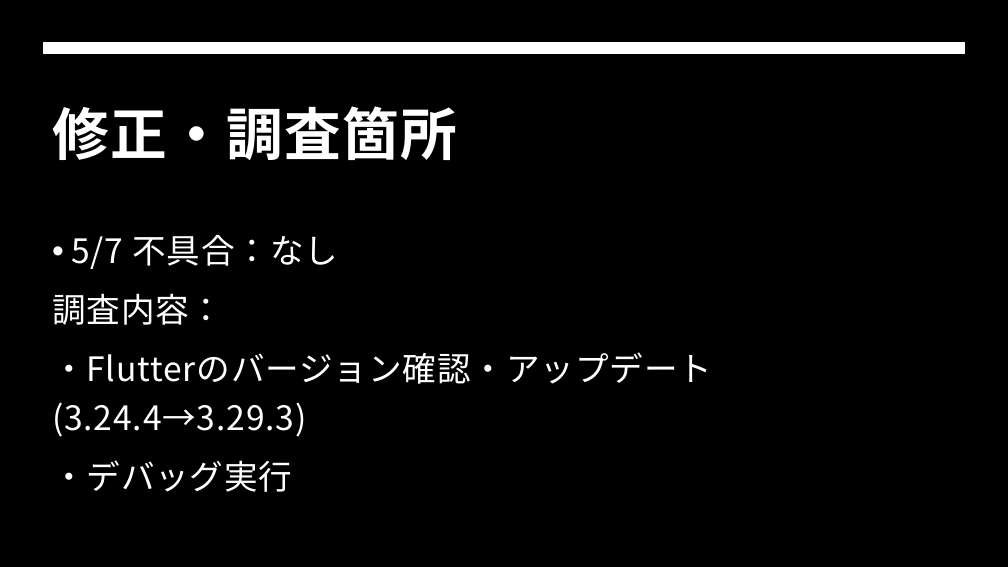
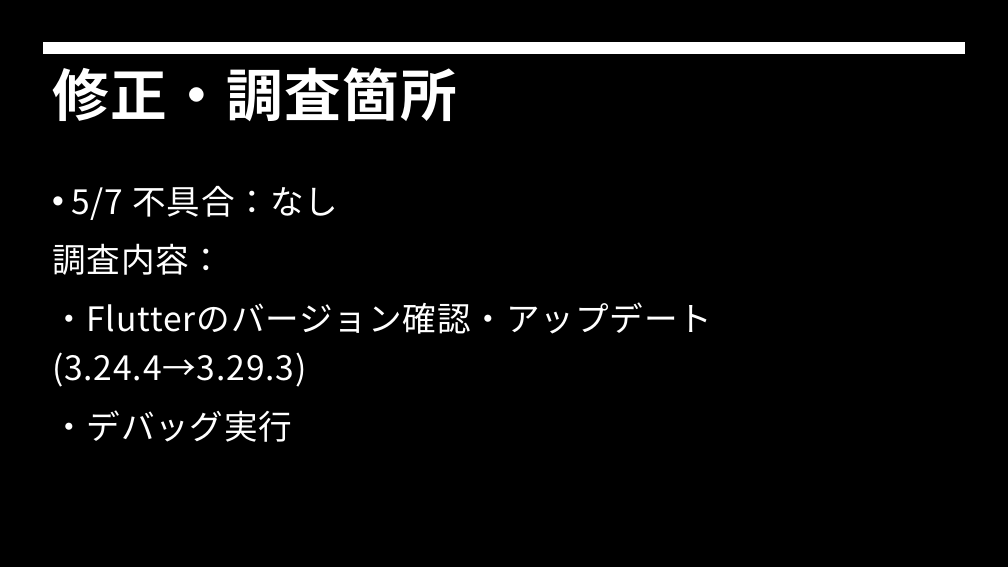
Before and after one commit to Haru62129/flutterapp, a slide deck: slide 7 of Flutter.pptx (slide 5 before the commit). Drawn at 1008x567 pixels with LibreOffice and Linux fonts; fonts in the diff are those of the drawing; background and template pictures are left out. Boxes give left, top, right and bottom in pixels: in the first picture for what was removed or moved away, otherwise in the second. Text is boxed around its words. In the diff, an @@ line names an element or a change of style, - is before the commit and + after.

Commit message:
プレゼン資料の追加
現状記載できる内容を追加しました

```diff
--- a/Flutter.pptx
+++ b/Flutter.pptx
@@ title "修正・調査箇所" moved from (x1=52, y1=106, x2=457, y2=160) to (x1=52, y1=67, x2=457, y2=121) @@
@@ text "5/7 不具合：なし" moved from (x1=52, y1=235, x2=712, y2=492) to (x1=52, y1=186, x2=712, y2=442) @@
```
Also in this commit, not shown: 4 other slides changed, 2 slides added.
